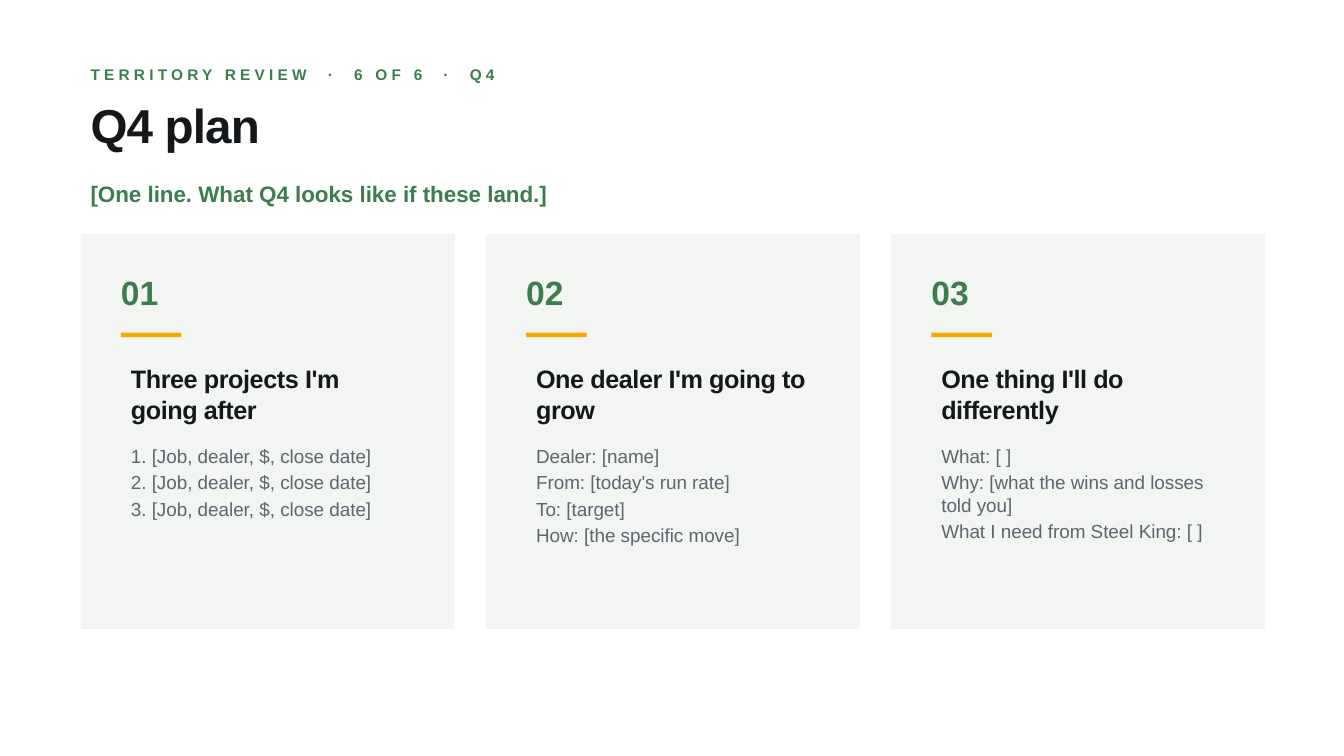
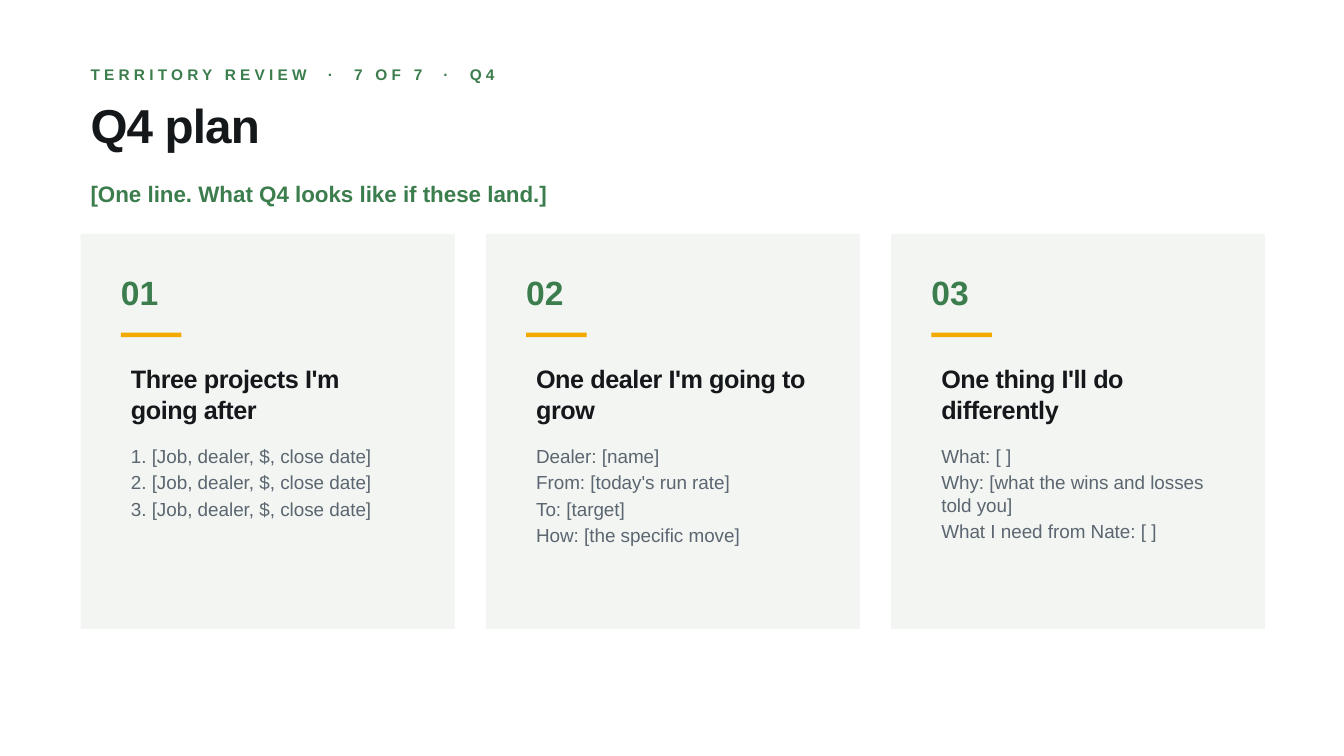
Before and after one commit to guralsnj/git_test, a slide deck: slide 8 of decks/territory-review/Territory Review Template - RSM.pptx (slide 7 before the commit). Drawn at 1344x756 pixels with LibreOffice and Linux fonts; fonts in the diff are those of the drawing; background and template pictures are left out. Boxes give left, top, right and bottom in pixels: in the first picture for what was removed or moved away, otherwise in the second. Text is boxed around its words. In the diff, an @@ line names an element or a change of style, - is before the commit and + after.

```diff
--- a/decks/territory-review/Territory Review Template - RSM.pptx
+++ b/decks/territory-review/Territory Review Template - RSM.pptx
@@ text at <box>91,69,495,83</box>: text changed @@
-TERRITORY REVIEW · 6 OF 6 · Q4
+TERRITORY REVIEW · 7 OF 7 · Q4
@@ text at <box>941,524,1136,538</box>: text changed @@
-What I need from Steel King: [ ]
+What I need from Nate: [ ]
```
Also in this commit, not shown: 5 other slides changed, 2 slides added, 1 slide removed, 5 other files.
